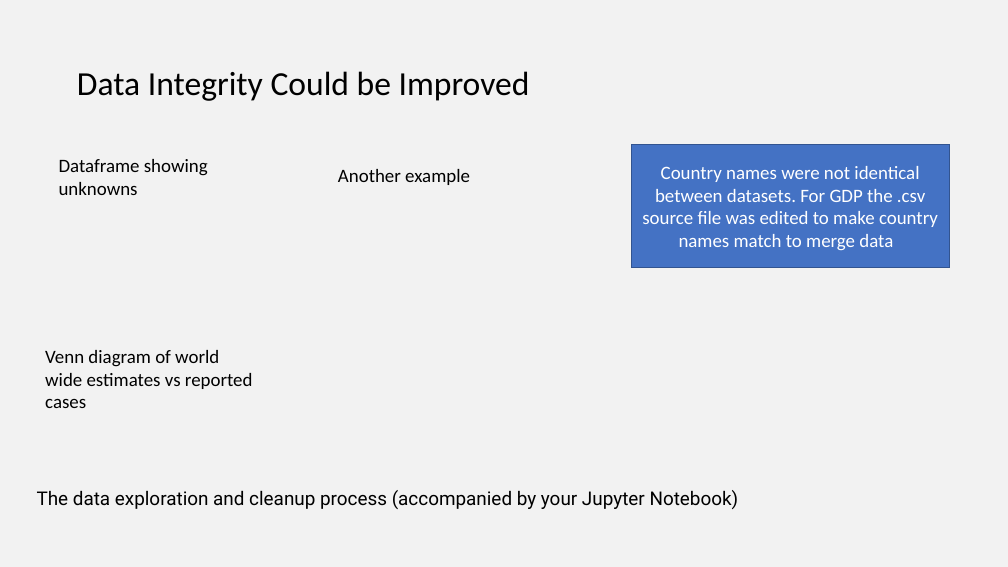
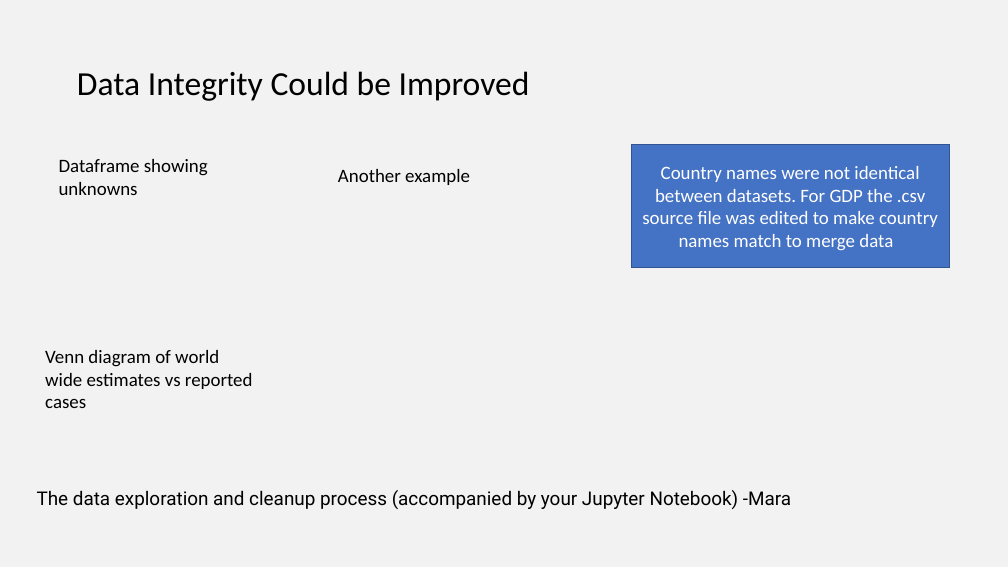
Before and after one commit to saronraut/Human-Trafficking-Awareness, a slide deck: slide 4 of Human Trafficking.pptx. Drawn at 1008x567 pixels with LibreOffice and Linux fonts; fonts in the diff are those of the drawing. Boxes give left, top, right and bottom in pixels: in the first picture for what was removed or moved away, otherwise in the second. Text is boxed around its words. In the diff, an @@ line names an element or a change of style, - is before the commit and + after.

```diff
--- a/Human Trafficking.pptx
+++ b/Human Trafficking.pptx
@@ text at (37,490,791,509): text changed @@
-The data exploration and cleanup process (accompanied by your Jupyter Notebook)
+The data exploration and cleanup process (accompanied by your Jupyter Notebook) -Mara
```
Also in this commit, not shown: 6 other slides changed, 9 other files.
